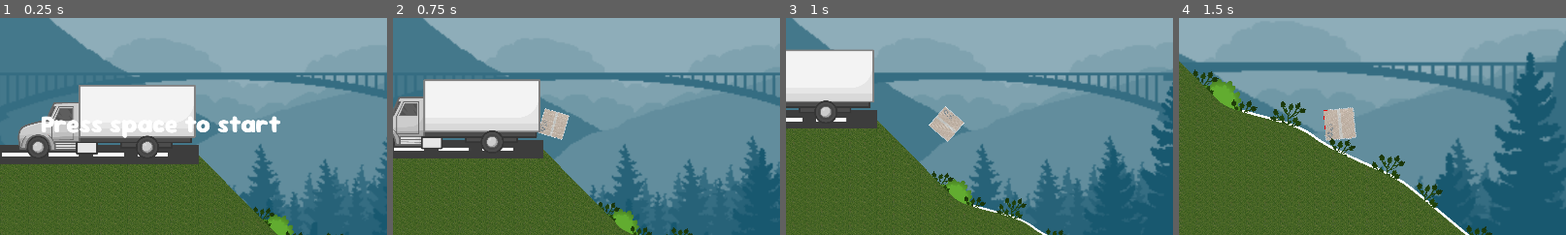
Above: before the commit, frames 1-4 (left to right).
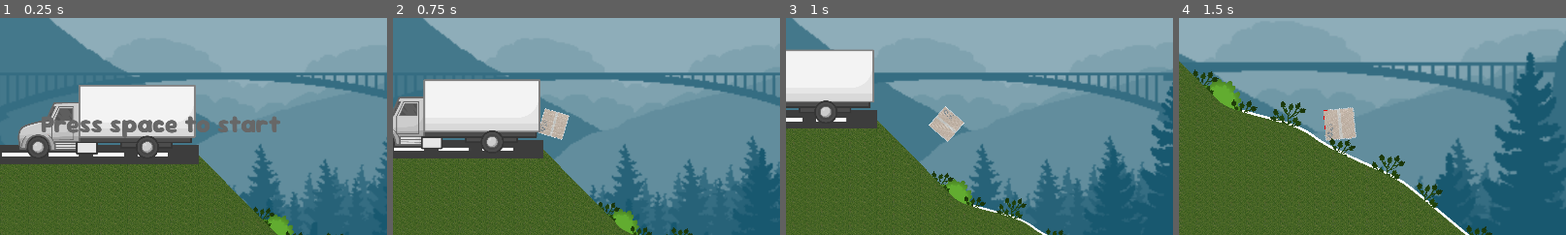
Above: after the commit, the same moments.

Repository: FelipePM01/EntregaExtraviada
Game: Godot game, scene res://main_scene.tscn
The game is run twice, just before and just after one commit, with the same random seed, the same clock (stepped at 60 frames per second) and the same inputs. Sound files missing from this copy of the repository are replaced by a short silence.
Inputs (mouse positions are % of the whole screen's width and height, from its top left):
- Up to frame 1 (0.25 s): no input
- Up to frame 2 (0.75 s): tap Space (Spacebar) at 0.5 s; move the mouse to (72, 45) at 0.52 s; hold D (right) from 0.53 s (still down); hold Space (Spacebar) from 0.53 s (still down)
- Up to frame 3 (1 s): keep holding D (right); keep holding Space (Spacebar)
- Up to frame 4 (1.5 s): move the mouse to (30, 55) at 1.27 s; release D (right) at 1.28 s; release Space (Spacebar) at 1.28 s; hold A (left) from 1.28 s (still down); tap Mouse wheel down (scroll_down) at 1.35 s
The pictures show only the part of the screen within x 29-79%, y 26-76%; the shares and areas given below are measured in that part.

The runs differ from the first frame. In frame 1, 2.4% of the frame differs, in the area x 10-73%, y 45-56%; in frame 2, nothing differs; in frame 3, nothing differs; in frame 4, nothing differs.

Commit message:
added save system for highscore

Diff:
--- a/box/scripts/box.gd
+++ b/box/scripts/box.gd
@@ -7,7 +7,7 @@
 @onready var music = $Music
 # Called when the node enters the scene tree for the first time.
 func _ready() -> void:
-	Globals.before_reload.connect(save_music_progress)
+	Globals.before_reload.connect(save_progress)
 	music.play(Globals.music_progress)
 
 func _input(event: InputEvent) -> void:
@@ -28,10 +28,23 @@
 			$VignetteEffect.expand_vignette(0.5)
 		else:
 			$VignetteEffect.shrink_vignette(0.2)
-		Globals.score = position.x / 100
+		Globals.score = int(position.x / 100)
 	else:
 		$VignetteEffect.clear_vignette()
 
-func save_music_progress():
+func save_progress():
+	var save_file = FileAccess.open("user://highscore", FileAccess.READ)
+	if save_file==null:
+		save_file=FileAccess.open("user://highscore", FileAccess.WRITE)
+		save_file.store_64(int(Globals.score))
+		save_file.close()
+	var highscore=save_file.get_64()
+	save_file.close()
+	if highscore<Globals.score:
+		highscore=Globals.score
+		save_file = FileAccess.open("user://highscore", FileAccess.WRITE)
+		save_file.seek(0)
+		save_file.store_64(highscore)
+	save_file.close()
 	Globals.music_progress = music.get_playback_position()
 	pass
--- a/game_menu/scenes/MenuTest1.tscn
+++ b/game_menu/scenes/MenuTest1.tscn
@@ -3,6 +3,7 @@
 [sub_resource type="LabelSettings" id="LabelSettings_e5o0w"]
 line_spacing = 3.03
 font_size = 61
+font_color = Color(0.404511, 0.404511, 0.404511, 1)
 
 [node name="Menu" type="CanvasLayer"]
 
--- a/player_ui/scenes/lose_scene_ui.tscn
+++ b/player_ui/scenes/lose_scene_ui.tscn
@@ -84,4 +84,5 @@
 grow_vertical = 2
 theme_override_styles/panel = SubResource("StyleBoxTexture_xvn3h")
 
+[connection signal="visibility_changed" from="." to="." method="_on_visibility_changed"]
 [connection signal="pressed" from="Panel/VBoxContainer/MarginContainer2/RestartButton" to="." method="_on_restart_button_pressed"]
--- /dev/null
+++ b/player_ui/scenes/music_controller.tscn
@@ -0,0 +1,17 @@
+[gd_scene load_steps=2 format=3 uid="uid://c5e6ht2afodyx"]
+
+[ext_resource type="Script" path="res://player_ui/scripts/music_controller.gd" id="1_55foq"]
+
+[node name="MusicController" type="CanvasLayer"]
+script = ExtResource("1_55foq")
+
+[node name="HSlider" type="HSlider" parent="."]
+offset_left = 1721.0
+offset_top = 16.0
+offset_right = 1898.0
+offset_bottom = 36.0
+min_value = -30.0
+max_value = 0.0
+rounded = true
+
+[connection signal="value_changed" from="HSlider" to="." method="_on_h_slider_value_changed"]
--- a/player_ui/scripts/lost_scene_ui.gd
+++ b/player_ui/scripts/lost_scene_ui.gd
@@ -4,12 +4,13 @@
 
 # Called when the node enters the scene tree for the first time.
 func _ready() -> void:
-	pass # Replace with function body.
+	pass # Replace wi
 
 
 # Called every frame. 'delta' is the elapsed time since the previous frame.
 func _process(delta: float) -> void:
-	score_text.text = "Highscore:\n{}m".format([int(Globals.score)], "{}")
+
+
 	if (Input.is_action_pressed("Spacebar") and visible):
 		_on_restart_button_pressed()
 
@@ -19,3 +20,17 @@
 	get_tree().reload_current_scene()
 	Globals.is_lose = false
 	visible = false
+
+
+func _on_visibility_changed() -> void:
+	if visible:
+		var save_file = FileAccess.open("user://highscore", FileAccess.READ)
+		var highscore
+		if save_file:
+			highscore=save_file.get_64()
+			save_file.close()
+			if int(Globals.score)>highscore:
+				highscore=int(Globals.score)
+		else:
+			highscore=int(Globals.score)
+		score_text.text = "Highscore:\n{}m".format([highscore], "{}")
--- a/terrain/scenes/terrain.tscn
+++ b/terrain/scenes/terrain.tscn
@@ -1,7 +1,7 @@
 [gd_scene load_steps=6 format=3 uid="uid://ba2toixanr5ol"]
 
 [ext_resource type="Script" path="res://terrain/scripts/terrain.gd" id="1_e8ila"]
-[ext_resource type="Texture2D" uid="uid://ddvvquy2sebku" path="res://terrain/resources/grass.png" id="2_0wtrj"]
+[ext_resource type="Texture2D" uid="uid://ddvvquy2sebku" path="res://old_terrain/resources/grass.png" id="2_0wtrj"]
 
 [sub_resource type="FastNoiseLite" id="FastNoiseLite_0h82p"]
 noise_type = 4
